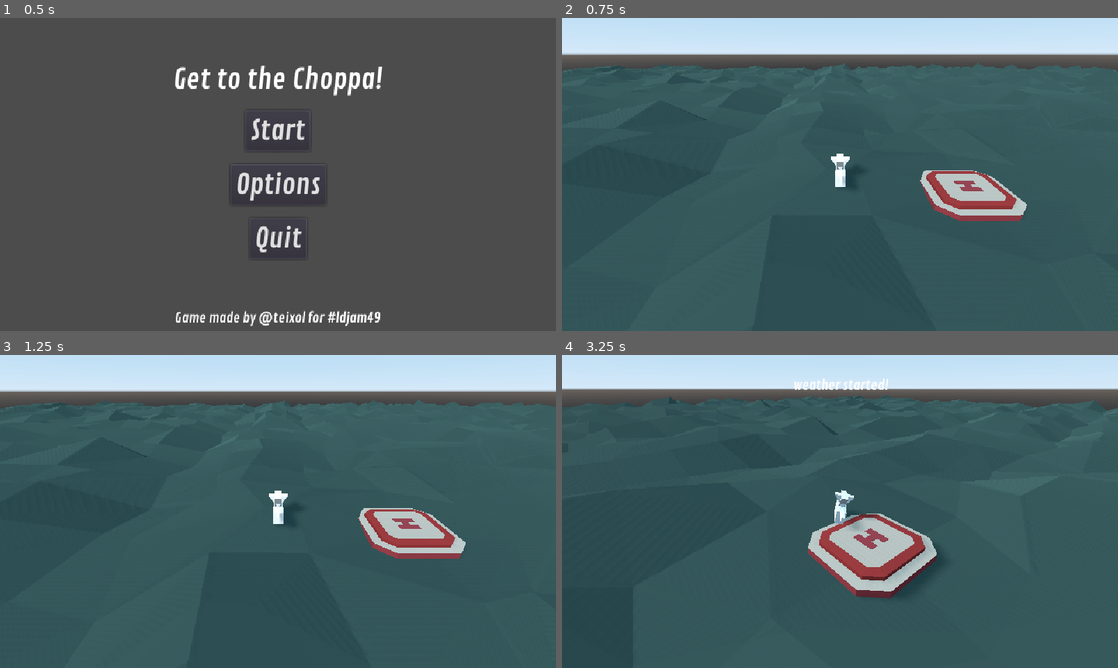
Above: before the commit, frames 1-4 (two rows, left to right).
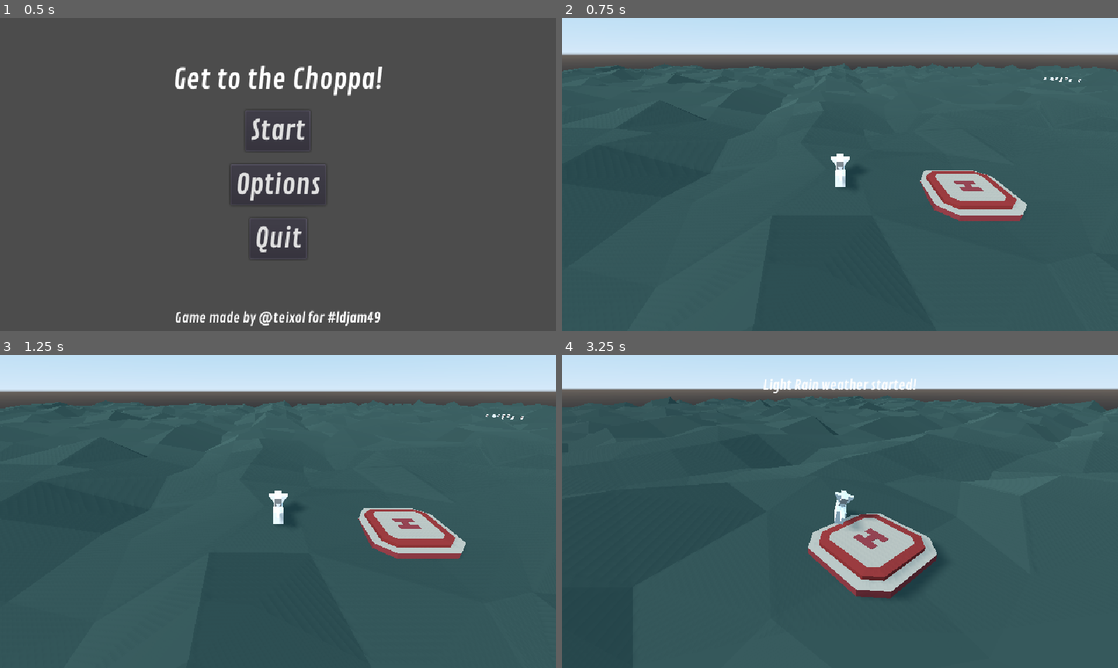
Above: after the commit, the same moments.

Repository: guilhermehto/chopper-rescue
Game: Godot game, scene res://interface/MainMenu.tscn
Same seed, same stepped clock (60 frames per second), same inputs: the game is played once before the commit and once after it.
Inputs:
- Up to frame 1 (0.5 s): no input
- Up to frame 2 (0.75 s): click "Start" at 0.5 s
- Up to frame 3 (1.25 s): no input
- Up to frame 4 (3.25 s): hold Right (cyclic_right) 1.28-2.03 s; hold S (collective_down) 2.03-2.78 s; hold Right (cyclic_right) from 2.78 s (still down)

Frame 1 is identical in both runs. In frame 2, less than 0.1% of the frame differs, in the area x 86-94%, y 18-21%; in frame 3, less than 0.1%; in frame 4, 0.4%, in the area x 36-64%, y 7-13%.

Commit message:
Add rescuees

Diff:
--- a/entities/chopper/PhysicsChopper.gd
+++ b/entities/chopper/PhysicsChopper.gd
@@ -1,5 +1,8 @@
 extends RigidBody
 class_name Helicopter
+
+signal landing_status_changed(is_landed)
+signal passenger_boarded(carrying, capacity)
 
 onready var mesh: Spatial = $ChopperMesh
 onready var timer: Timer = $Timer
@@ -15,11 +18,13 @@
 export var rotate_speed: float = .5
 export var max_fuel_time: float = 60
 export var died_signal_timer: float = 5.0
+export var rescuee_capacity: int = 4
 
 var collective: float = 0 setget _set_collective
 var fuel_time: float = max_fuel_time setget _set_fuel_time
 var dead: bool = false
 var is_landed: bool = true
+var rescuees_being_carried: int
 
 func _physics_process(delta: float) -> void:
 	if dead:
@@ -85,13 +90,20 @@
 
 func _on_PhysicsChopper_body_entered(body: Node) -> void:
 	#This is broken if you're not moving forward or sideways
-	if linear_velocity.length() > 5:
+	if linear_velocity.length() > 10:
 		_die()
 
 func _on_LandingGear_landed() -> void:
-	print("landed")
 	is_landed = true
+	emit_signal("landing_status_changed", is_landed)
 
 func _on_LandingGear_took_off() -> void:
-	print("took off")
 	is_landed = false
+	emit_signal("landing_status_changed", is_landed)
+
+func _on_RescueArea_body_entered(body: Node) -> void:
+	print("yep %s" % body.name)
+	if body is Rescuee and rescuees_being_carried < rescuee_capacity:
+		rescuees_being_carried += 1
+		body.queue_free()
+		emit_signal("passenger_boarded", rescuees_being_carried, rescuee_capacity)
--- a/entities/chopper/PhysicsChopper.tscn
+++ b/entities/chopper/PhysicsChopper.tscn
@@ -10,6 +10,9 @@
 
 [sub_resource type="BoxShape" id=2]
 extents = Vector3( 1, 1, 2 )
+
+[sub_resource type="CylinderShape" id=3]
+radius = 4.0
 
 [node name="PhysicsChopper" type="RigidBody"]
 mass = 500.0
@@ -44,7 +47,15 @@
 [node name="CollisionShape" type="CollisionShape" parent="LandingGear"]
 shape = SubResource( 2 )
 
+[node name="RescueArea" type="Area" parent="."]
+collision_layer = 2
+collision_mask = 2
+
+[node name="CollisionShape" type="CollisionShape" parent="RescueArea"]
+shape = SubResource( 3 )
+
 [connection signal="body_entered" from="." to="." method="_on_PhysicsChopper_body_entered"]
 [connection signal="timeout" from="Timer" to="." method="_on_Timer_timeout"]
 [connection signal="landed" from="LandingGear" to="." method="_on_LandingGear_landed"]
 [connection signal="took_off" from="LandingGear" to="." method="_on_LandingGear_took_off"]
+[connection signal="body_entered" from="RescueArea" to="." method="_on_RescueArea_body_entered"]
--- /dev/null
+++ b/entities/rescue_group/RescueGroup.gd
@@ -0,0 +1,49 @@
+extends Spatial
+
+onready var rescuees: Spatial = $Rescuees
+
+var helicopter: Helicopter
+
+func _ready() -> void:
+	randomize()
+	var max_number_of_rescuees = rescuees.get_child_count()
+	var number_of_rescuees = int(rand_range(3, max_number_of_rescuees + 1))
+	for i in max_number_of_rescuees - number_of_rescuees:
+		var index = randi() % max_number_of_rescuees
+		rescuees.get_child(index).queue_free()
+
+	set_process(false)
+
+func _on_heli_landing_status_changed(is_landed: bool) -> void:
+	match is_landed:
+		true:
+			_refugees_start_following()
+		false:
+			_refugees_stop_following()
+
+func _on_heli_passenger_boarded(carrying: int, capacity: int) -> void:
+	if carrying == capacity:
+		_refugees_stop_following()
+
+func _on_Area_body_entered(body: Node) -> void:
+	if body is Helicopter:
+		helicopter = body
+		helicopter.connect("landing_status_changed", self, "_on_heli_landing_status_changed")
+		helicopter.connect("passenger_boarded", self, "_on_heli_passenger_boarded")
+		if helicopter.is_landed and helicopter.rescuees_being_carried < helicopter.rescuee_capacity:
+			_refugees_start_following()
+
+func _on_Area_body_exited(body: Node) -> void:
+	if body is Helicopter:
+		helicopter.disconnect("landing_status_changed", self, "_on_heli_landing_status_changed")
+		helicopter.disconnect("passenger_boarded", self, "_on_heli_passenger_boarded")
+		_refugees_stop_following()
+		helicopter = null
+
+func _refugees_start_following() -> void:
+	for rescuee in rescuees.get_children():
+		rescuee.follow_target(helicopter.global_transform)
+
+func _refugees_stop_following() -> void:
+	for rescuee in rescuees.get_children():
+		rescuee.stop_following_target()
--- /dev/null
+++ b/entities/rescue_group/RescueGroup.tscn
@@ -0,0 +1,63 @@
+[gd_scene load_steps=6 format=2]
+
+[ext_resource path="res://entities/rescue_group/RescueGroup.gd" type="Script" id=1]
+[ext_resource path="res://entities/rescue_group/Rescuee.tscn" type="PackedScene" id=2]
+
+[sub_resource type="BoxShape" id=1]
+extents = Vector3( 10, 2, 10 )
+
+[sub_resource type="CylinderMesh" id=2]
+top_radius = 10.0
+bottom_radius = 10.0
+radial_segments = 8
+
+[sub_resource type="SpatialMaterial" id=3]
+albedo_color = Color( 0.8, 0.952941, 0.501961, 1 )
+
+[node name="RescueGroup" type="Spatial"]
+script = ExtResource( 1 )
+
+[node name="Rescuees" type="Spatial" parent="."]
+
+[node name="Rescuee" parent="Rescuees" instance=ExtResource( 2 )]
+transform = Transform( 0.707107, 0, -0.707107, 0, 1, 0, 0.707107, 0, 0.707107, -6.36396, 0, 6.36396 )
+
+[node name="Rescuee2" parent="Rescuees" instance=ExtResource( 2 )]
+transform = Transform( 1, 0, 0, 0, 1, 0, 0, 0, 1, -0.414214, 0, 7.65685 )
+
+[node name="Rescuee3" parent="Rescuees" instance=ExtResource( 2 )]
+transform = Transform( 0.866025, 0, 0.5, 0, 1, 0, -0.5, 0, 0.866025, 6.60867, 0, 7.75493 )
+
+[node name="Rescuee4" parent="Rescuees" instance=ExtResource( 2 )]
+transform = Transform( -4.37114e-08, 0, -1, 0, 1, 0, 1, 0, -4.37114e-08, -7.77818, 0, 0.707107 )
+
+[node name="Rescuee5" parent="Rescuees" instance=ExtResource( 2 )]
+transform = Transform( -0.866025, 0, -0.5, 0, 1, 0, 0.5, 0, -0.866025, -7.02288, 0, -7.43709 )
+
+[node name="Rescuee6" parent="Rescuees" instance=ExtResource( 2 )]
+transform = Transform( -1, 0, -1.50996e-07, 0, 1, 0, 1.50996e-07, 0, -1, -1.55878, 0, -7.70504 )
+
+[node name="Rescuee7" parent="Rescuees" instance=ExtResource( 2 )]
+transform = Transform( -0.965926, 0, 0.258819, 0, 1, 0, -0.258819, 0, -0.965926, 2.44122, 0, -7.70504 )
+
+[node name="Rescuee8" parent="Rescuees" instance=ExtResource( 2 )]
+transform = Transform( -0.965926, 0, 0.258819, 0, 1, 0, -0.258819, 0, -0.965926, 6.44122, 0, -7.70504 )
+
+[node name="Rescuee9" parent="Rescuees" instance=ExtResource( 2 )]
+transform = Transform( -0.258819, 0, 0.965926, 0, 1, 0, -0.965926, 0, -0.258819, 8.18361, 0, -5.06609 )
+
+[node name="Rescuee10" parent="Rescuees" instance=ExtResource( 2 )]
+transform = Transform( 0.258819, 0, 0.965926, 0, 1, 0, -0.965926, 0, 0.258819, 7.80467, 0, 1.24711 )
+
+[node name="Area" type="Area" parent="."]
+
+[node name="CollisionShape" type="CollisionShape" parent="Area"]
+shape = SubResource( 1 )
+
+[node name="MeshInstance" type="MeshInstance" parent="."]
+visible = false
+mesh = SubResource( 2 )
+material/0 = SubResource( 3 )
+
+[connection signal="body_entered" from="Area" to="." method="_on_Area_body_entered"]
+[connection signal="body_exited" from="Area" to="." method="_on_Area_body_exited"]
--- /dev/null
+++ b/entities/rescue_group/Rescuee.gd
@@ -0,0 +1,23 @@
+extends KinematicBody
+class_name Rescuee
+
+export var move_speed: float = 3.0
+
+var target: Transform
+
+func follow_target(new_target: Transform) -> void:
+	target = new_target
+	set_physics_process(true)
+
+func stop_following_target() -> void:
+	set_physics_process(false)
+
+func _ready() -> void:
+	set_physics_process(false)
+
+func _physics_process(delta: float) -> void:
+	var direction = (target.origin - global_transform.origin).normalized()
+
+	var move = direction * move_speed
+
+	move_and_slide(move, Vector3.UP)
--- /dev/null
+++ b/entities/rescue_group/Rescuee.tscn
@@ -0,0 +1,35 @@
+[gd_scene load_steps=6 format=2]
+
+[ext_resource path="res://entities/rescue_group/Rescuee.gd" type="Script" id=1]
+
+[sub_resource type="CubeMesh" id=1]
+size = Vector3( 1, 2, 1 )
+
+[sub_resource type="CubeMesh" id=2]
+size = Vector3( 0.95, 0.5, 1 )
+
+[sub_resource type="SpatialMaterial" id=3]
+albedo_color = Color( 0.227451, 0.129412, 0.129412, 1 )
+
+[sub_resource type="CapsuleShape" id=4]
+radius = 0.8
+
+[node name="Rescuee" type="KinematicBody"]
+collision_layer = 2
+collision_mask = 2
+script = ExtResource( 1 )
+
+[node name="Mesh" type="Spatial" parent="."]
+
+[node name="MeshInstance" type="MeshInstance" parent="Mesh"]
+mesh = SubResource( 1 )
+material/0 = null
+
+[node name="MeshInstance2" type="MeshInstance" parent="Mesh"]
+transform = Transform( 1, 0, 0, 0, 1, 0, 0, 0, 1, 0, 0.4, -0.4 )
+mesh = SubResource( 2 )
+material/0 = SubResource( 3 )
+
+[node name="CollisionShape" type="CollisionShape" parent="."]
+transform = Transform( 1, 0, 0, 0, -4.37114e-08, -1, 0, 1, -4.37114e-08, 0, 0, 0 )
+shape = SubResource( 4 )
--- a/game/Game.tscn
+++ b/game/Game.tscn
@@ -12,6 +12,7 @@
 [ext_resource path="res://game/weather/LightRain.tscn" type="PackedScene" id=10]
 [ext_resource path="res://interface/fonts/contrail_one_16.tres" type="DynamicFont" id=11]
 [ext_resource path="res://game/GUI.gd" type="Script" id=12]
+[ext_resource path="res://entities/rescue_group/RescueGroup.tscn" type="PackedScene" id=13]
 
 [sub_resource type="PhysicsMaterial" id=1]
 
@@ -44,6 +45,7 @@
 [node name="Breeze" parent="Level/Weathers" instance=ExtResource( 7 )]
 
 [node name="LightRain" parent="Level/Weathers" instance=ExtResource( 10 )]
+weather_name = "Light Rain"
 
 [node name="HeavyRain" parent="Level/Weathers" instance=ExtResource( 6 )]
 
@@ -80,4 +82,7 @@
 
 [node name="Tween" type="Tween" parent="Level/GUI"]
 
+[node name="RescueGroup" parent="Level" instance=ExtResource( 13 )]
+transform = Transform( 1, 0, 0, 0, 1, 0, 0, 0, 1, 175, 3, -160 )
+
 [connection signal="died" from="Level/PhysicsChopper" to="." method="_on_PhysicsChopper_died"]
--- a/project.godot
+++ b/project.godot
@@ -19,6 +19,11 @@
 "language": "GDScript",
 "path": "res://entities/chopper/PhysicsChopper.gd"
 }, {
+"base": "KinematicBody",
+"class": "Rescuee",
+"language": "GDScript",
+"path": "res://entities/rescue_group/Rescuee.gd"
+}, {
 "base": "Node",
 "class": "Weather",
 "language": "GDScript",
@@ -27,6 +32,7 @@
 _global_script_class_icons={
 "GUI": "",
 "Helicopter": "",
+"Rescuee": "",
 "Weather": ""
 }
 
Not shown: 1 places in entities/chopper/PhysicsChopper.tscn that only renumber resources
Not shown: 1 places in game/Game.tscn that only renumber resources
